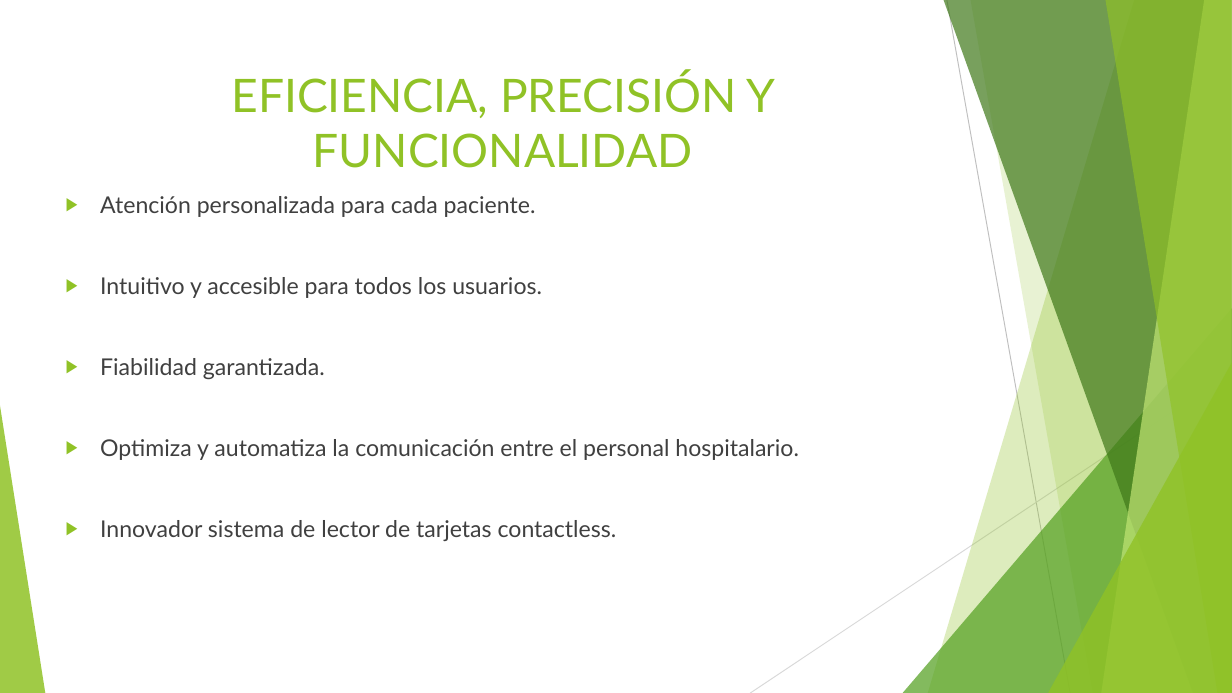
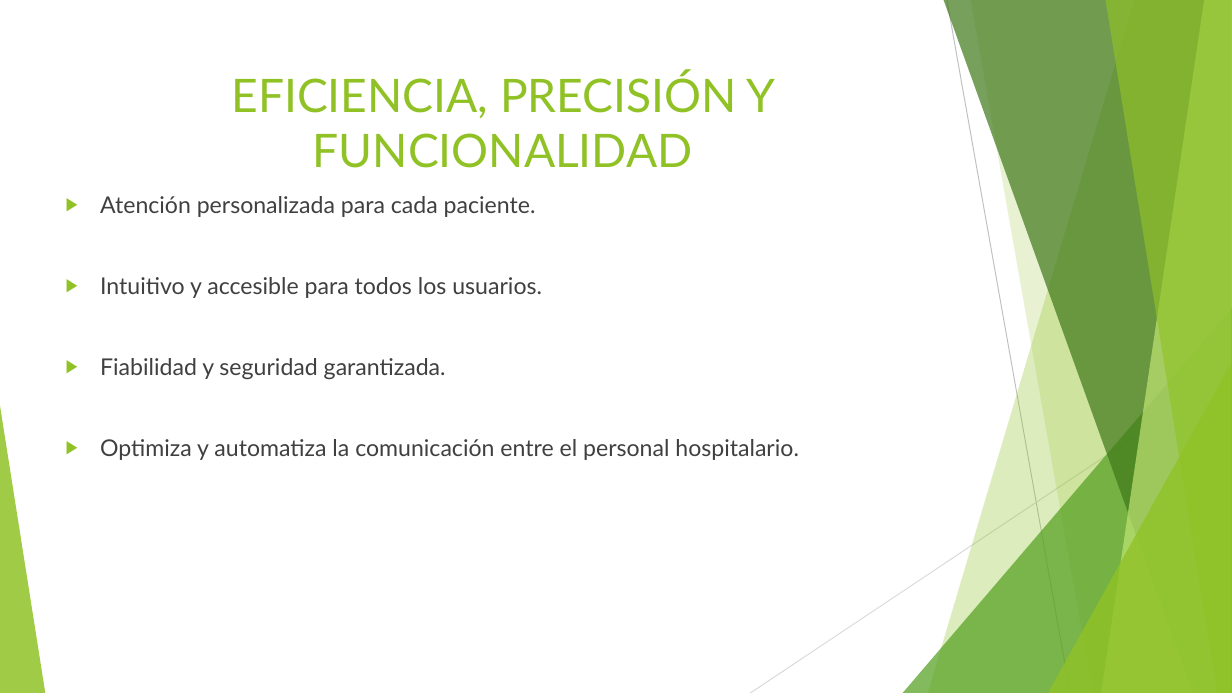
Before and after one commit to paula-arellano/definitivo, a slide deck: slide 3 of SOFTWARE DE GESTIÓN HOSPITALARIA.pptx. Drawn at 1232x693 pixels with LibreOffice and Linux fonts; fonts in the diff are those of the drawing. Boxes give left, top, right and bottom in pixels: in the first picture for what was removed or moved away, otherwise in the second. Text is boxed around its words. In the diff, an @@ line names an element or a change of style, - is before the commit and + after.

```diff
--- a/SOFTWARE DE GESTIÓN HOSPITALARIA.pptx
+++ b/SOFTWARE DE GESTIÓN HOSPITALARIA.pptx
@@ text at (100,358,446,379): text changed @@
-▶ Fiabilidad garantizada.
+▶ Fiabilidad y seguridad garantizada.
@@ text at (100,520,617,541): paragraph removed @@
-▶ Innovador sistema de lector de tarjetas contactless.
```
Also in this commit, not shown: 2 slides added, 1 other file.
